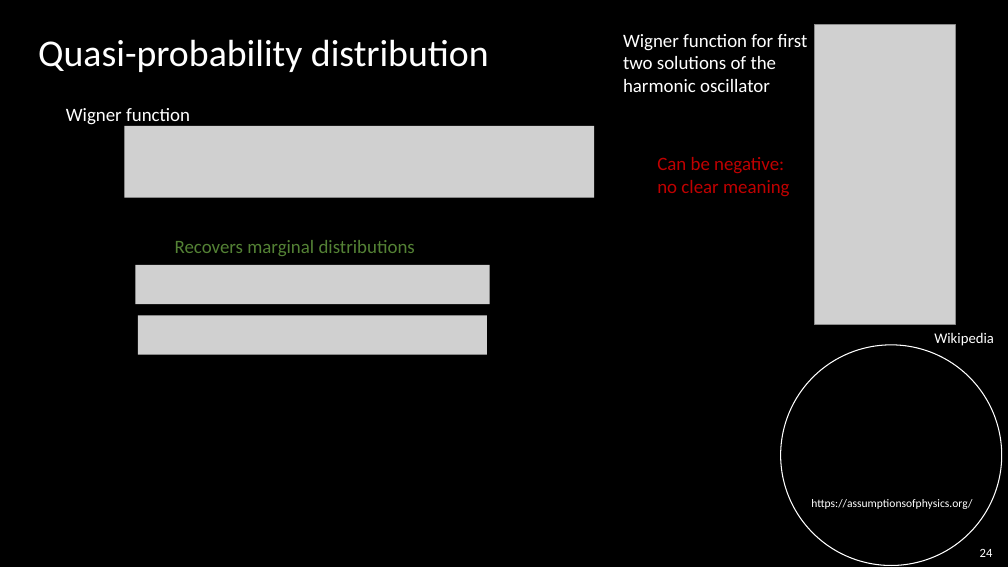
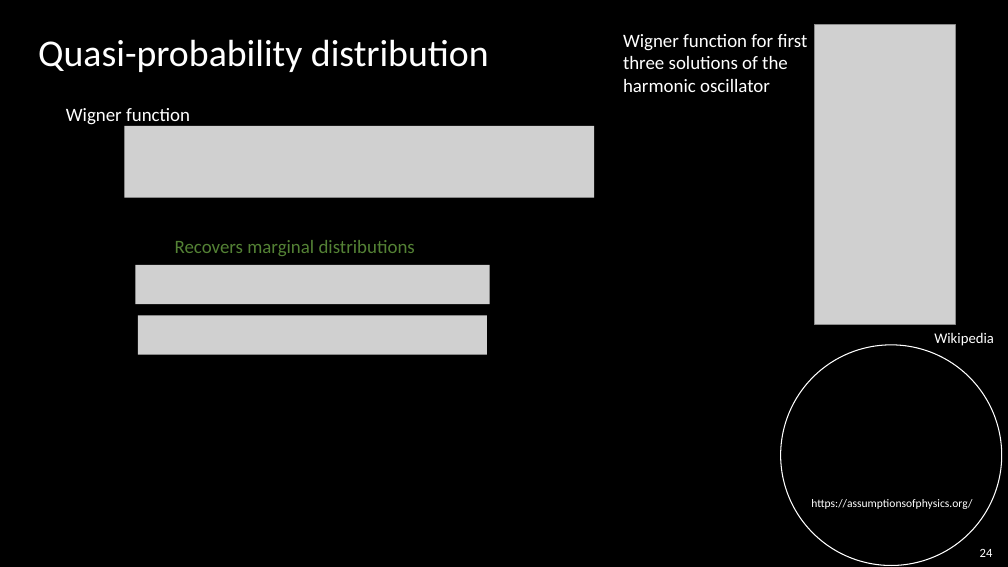
Before and after one commit to assumptionsofphysics/slides, a slide deck: slide 24 of 2025/20250401-NegativeProbability.pptx. Drawn at 1008x567 pixels with LibreOffice and Linux fonts; fonts in the diff are those of the drawing; grey boxes stand for pictures; background and template pictures are left out. Boxes give left, top, right and bottom in pixels: in the first picture for what was removed or moved away, otherwise in the second. Text is boxed around its words. In the diff, an @@ line names an element or a change of style, - is before the commit and + after.

Commit message:
Minor typos while recording

```diff
--- a/2025/20250401-NegativeProbability.pptx
+++ b/2025/20250401-NegativeProbability.pptx
@@ text at (x1=623, y1=34, x2=808, y2=92): text changed @@
-Wigner function for first two solutions of the harmonic oscillator
+Wigner function for first three solutions of the harmonic oscillator
@@ text removed at (x1=657, y1=157, x2=790, y2=196) @@
-Can be negative:
-no clear meaning
```
